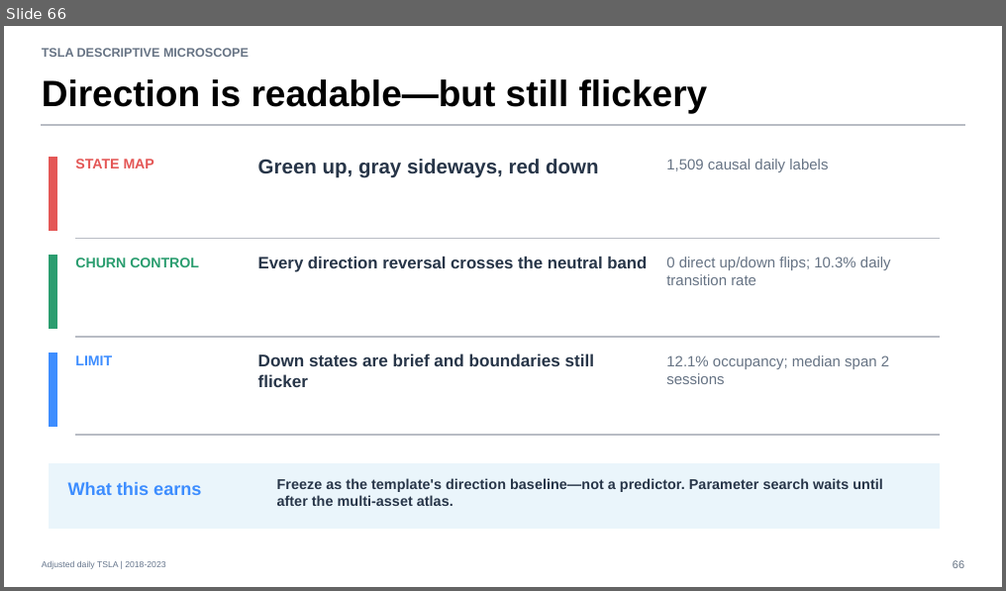
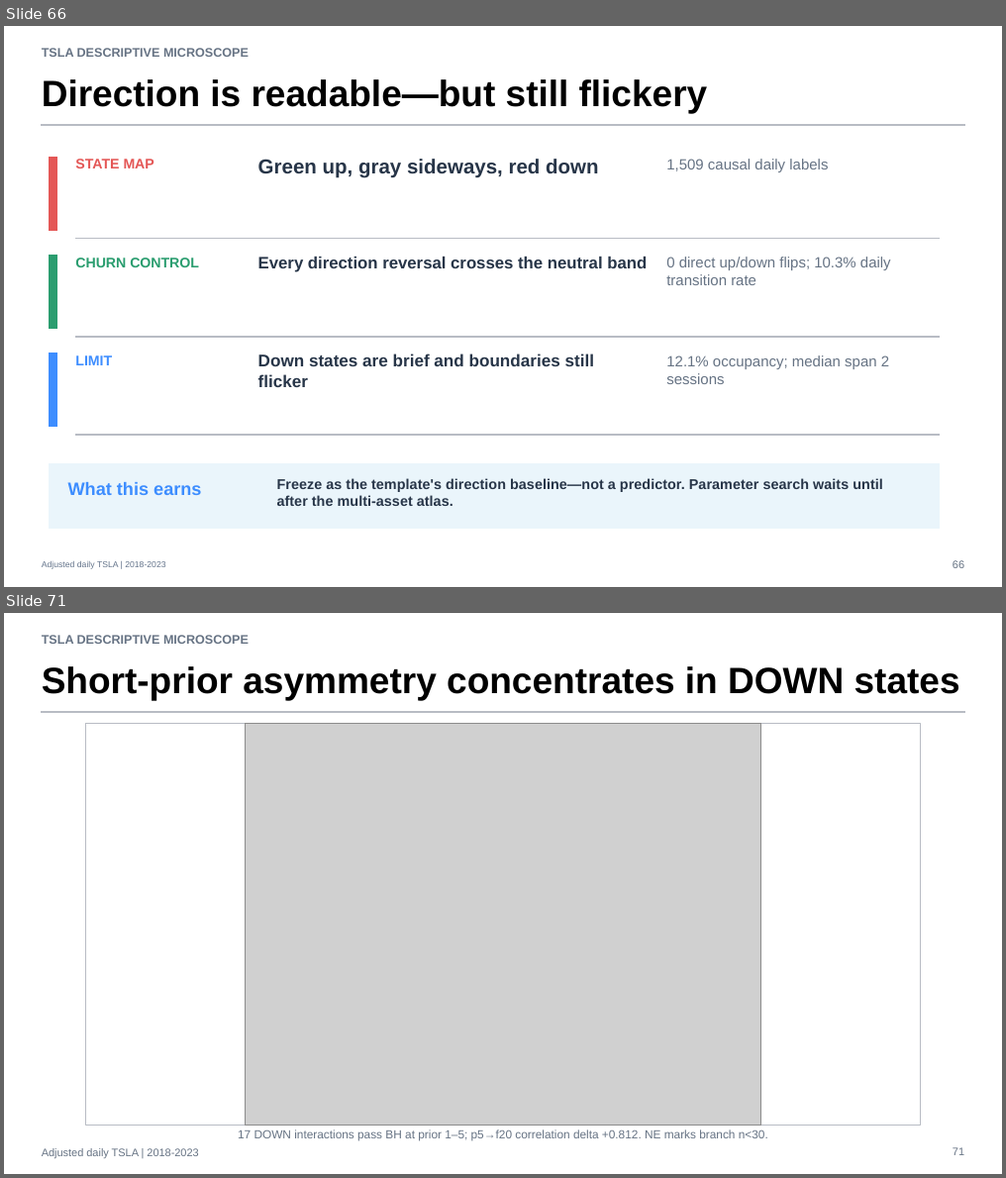
Before and after one commit to Francisc0Franc0/Time-Series-Modeling-Gen5, a slide deck: operator_hypothesis_lab/presentations/tsla_descriptive_microscope_evidence.pptx. Shown one above the other, each under a label of ours: slide 66 before the commit, slides 66 and 71 after it; the slides between them are not shown. The pictures are 1006x591 and 1006x1178 pixels, drawn with LibreOffice and Linux fonts; fonts in the diff are those of the drawing; grey boxes stand for pictures. Boxes give left, top, right and bottom in pixels: in the first picture for what was removed or moved away, otherwise in the second. Text is boxed around its words. In the diff, an @@ line names an element or a change of style, - is before the commit and + after.

Commit message:
Add TSLA signed ER20 grid study

```diff
--- a/operator_hypothesis_lab/presentations/tsla_descriptive_microscope_evidence.pptx
+++ b/operator_hypothesis_lab/presentations/tsla_descriptive_microscope_evidence.pptx
@@ slide 71 added at (4, 613, 1002, 1174), background #FFFFFF @@
@@ text added at (42, 635, 249, 644), 12 pt, text #667384, bold @@
+TSLA DESCRIPTIVE MICROSCOPE
@@ text added at (42, 666, 960, 700), 35.2 pt, text #000000, bold @@
+Short-prior asymmetry concentrates in DOWN states
@@ rectangle added at (42, 711, 964, 713), fill #B8BCC4, outline #B8BCC4 0 pt @@
@@ rectangle added at (85, 724, 921, 1125), fill #FFFFFF, outline #B8BCC4 0.75 pt @@
@@ picture added at (245, 724, 761, 1125) @@
@@ text added at (238, 1130, 768, 1142), 11.2 pt, text #667384 @@
+17 DOWN interactions pass BH at prior 1–5; p5→f20 correlation delta +0.812. NE marks branch n<30.
@@ text added at (42, 1149, 198, 1158), 10.5 pt, text #667384 @@
+Adjusted daily TSLA | 2018-2023
@@ text added at (952, 1148, 964, 1156), 10.5 pt, text #667384 @@
+71
```
Also in this commit, not shown: 6 other slides added, 7 other files.
